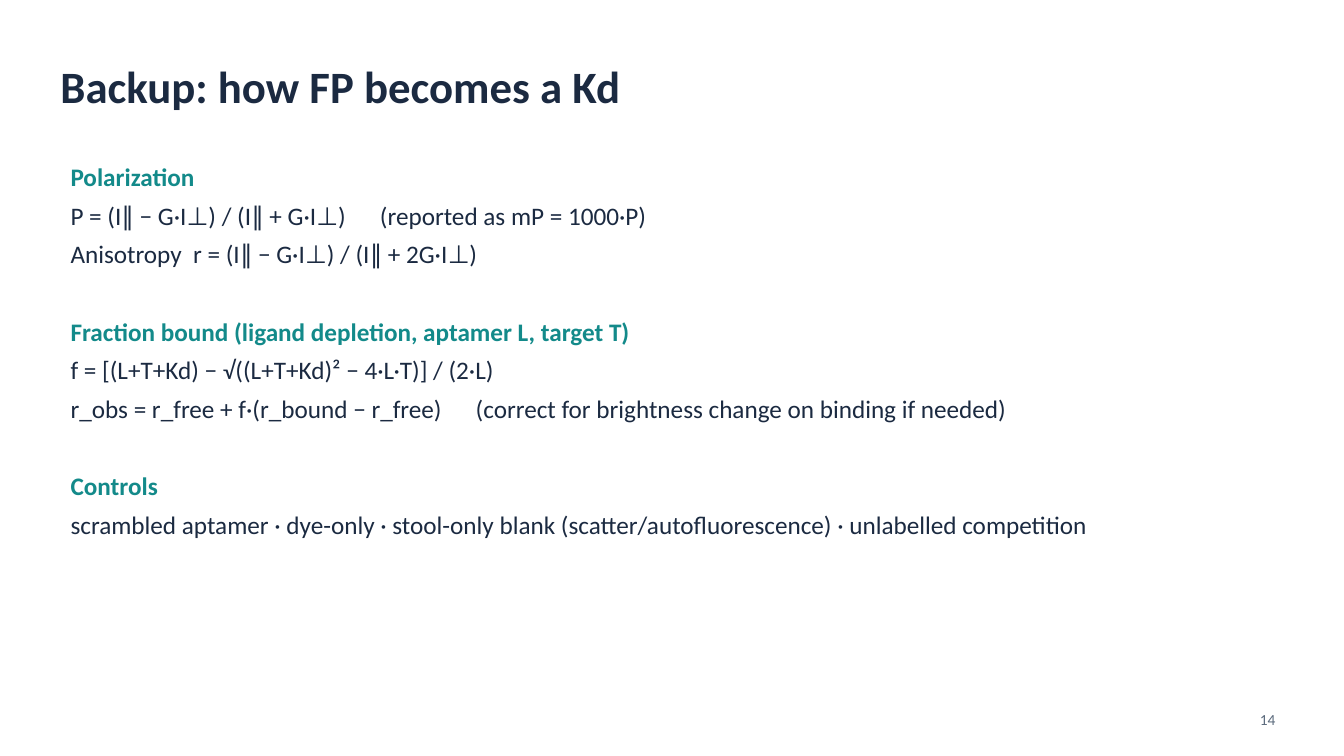
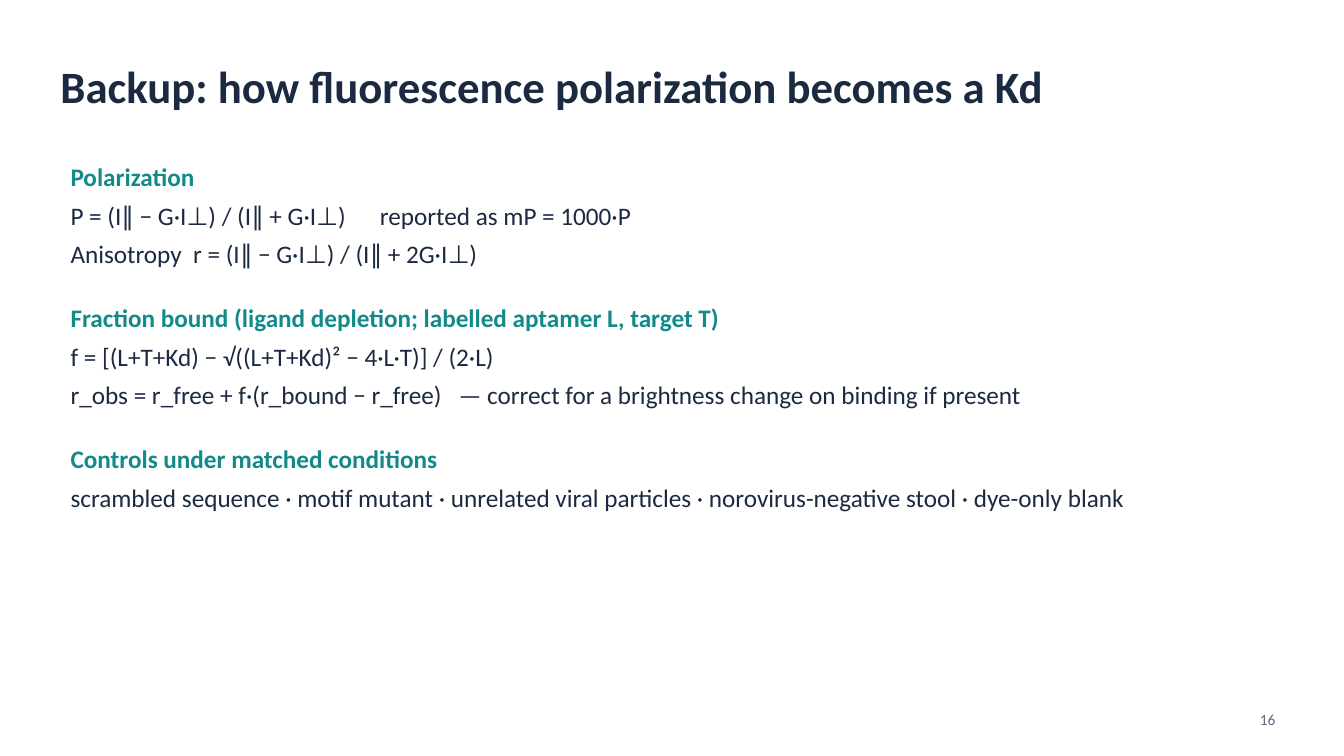
Before and after one commit to nazaninkhazali/R_train, a slide deck: slide 16 of presentation/retreat_talk.pptx (slide 14 before the commit). Drawn at 1344x756 pixels with LibreOffice and Linux fonts; fonts in the diff are those of the drawing. Boxes give left, top, right and bottom in pixels: in the first picture for what was removed or moved away, otherwise in the second. Text is boxed around its words. In the diff, an @@ line names an element or a change of style, - is before the commit and + after.

```diff
--- a/presentation/retreat_talk.pptx
+++ b/presentation/retreat_talk.pptx
@@ title at [60,71,1043,110]: text changed @@
-Backup: how FP becomes a Kd
+Backup: how fluorescence polarization becomes a Kd
@@ text at [71,206,630,229]: text changed @@
-P = (I∥ − G·I⊥) / (I∥ + G·I⊥) (reported as mP = 1000·P)
+P = (I∥ − G·I⊥) / (I∥ + G·I⊥) reported as mP = 1000·P
@@ text at [71,308,718,332]: text changed @@
-Fraction bound (ligand depletion, aptamer L, target T)
+Fraction bound (ligand depletion; labelled aptamer L, target T)
@@ text at [71,385,1124,512]: text changed @@
-r_obs = r_free + f·(r_bound − r_free) (correct for brightness change on binding if needed)
-Controls
-scrambled aptamer · dye-only · stool-only blank (scatter/autofluorescence) · unlabelled competition
+r_obs = r_free + f·(r_bound − r_free) — correct for a brightness change on binding if present
+Controls under matched conditions
+scrambled sequence · motif mutant · unrelated viral particles · norovirus-negative stool · dye-only blank
@@ page number at [1260,714,1276,725]: text changed @@
-14
+16
```
Also in this commit, not shown: 2 other slides changed, 15 slides added, 12 slides removed, 9 other files.
